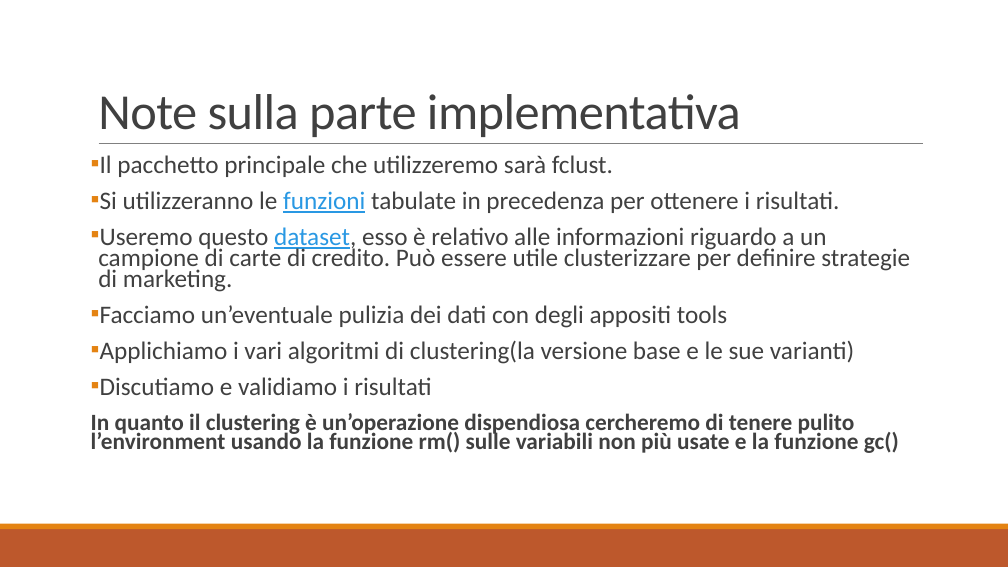
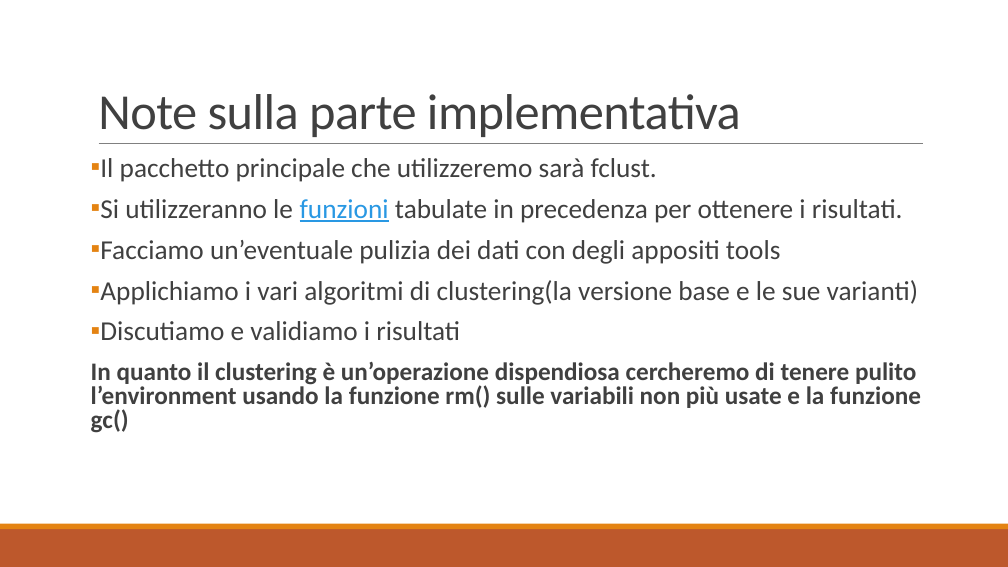
Before and after one commit to Gallo00/progettoDM, a slide deck: slide 31 of relazione.pptx. Drawn at 1008x567 pixels with LibreOffice and Linux fonts; fonts in the diff are those of the drawing. Boxes give left, top, right and bottom in pixels: in the first picture for what was removed or moved away, otherwise in the second. Text is boxed around its words. In the diff, an @@ line names an element or a change of style, - is before the commit and + after.

```diff
--- a/relazione.pptx
+++ b/relazione.pptx
@@ text "Il pacchetto principale che utilizzeremo ..." at bbox=[91, 158, 921, 433]: size 24.1 to 26 pt in "Il pacchetto principale che utilizzeremo sarà fclust.", "Si utilizzeranno le funzioni tabulate in precedenza ...", "Facciamo un’eventuale pulizia dei dati con degli ...", "Applichiamo i vari algoritmi di clustering(la versione ..." and 1 more places; size 22.2 to 24 pt in "In quanto il clustering è un’operazione dispendiosa ..."; line spacing 0.7 to 0.8 @@
@@ text at bbox=[98, 227, 910, 292]: paragraph removed @@
-▪ Useremo questo dataset, esso è relativo alle informazioni riguardo a un campione di carte di credito. Può essere utile clusterizzare per definire strategie di marketing.
```
Also in this commit, not shown: 4 other slides changed, 2 slides added, 8 other files.
